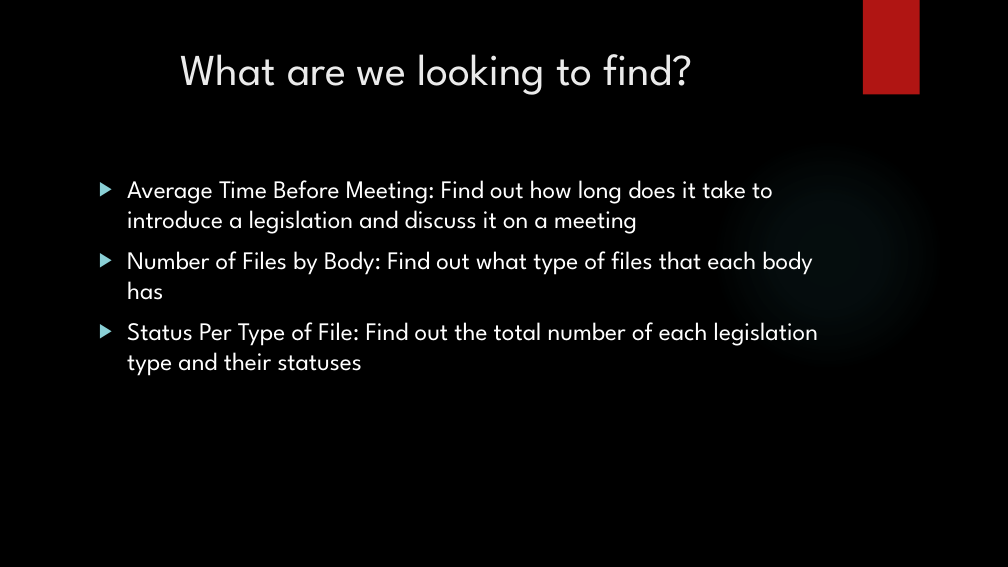
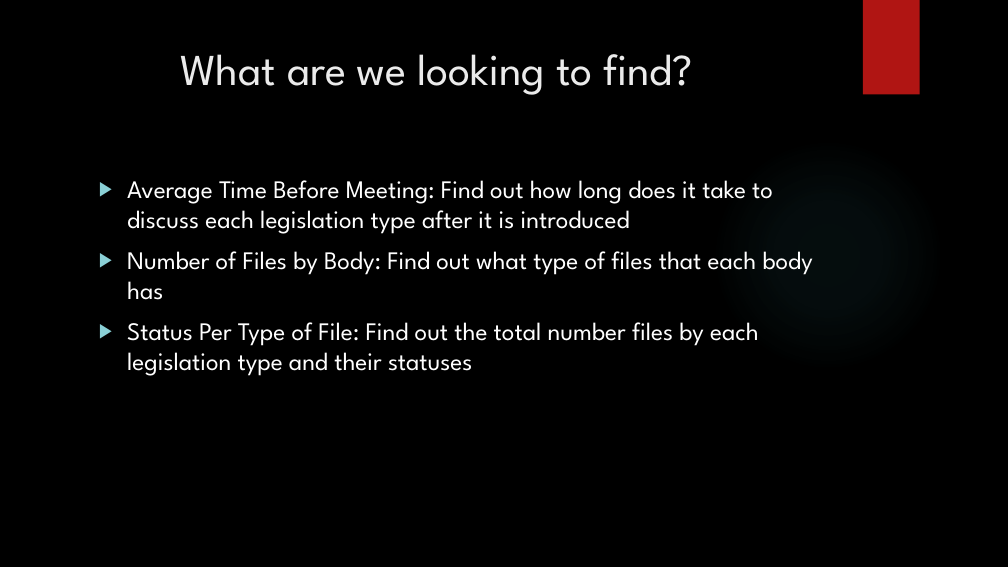
Before and after one commit to dogat-ruby/CityStay, a slide deck: slide 4 of docs/LEGISLATIVE DATA ANALYZER.pptx. Drawn at 1008x567 pixels with LibreOffice and Linux fonts; fonts in the diff are those of the drawing; background and template pictures are left out. Boxes give left, top, right and bottom in pixels: in the first picture for what was removed or moved away, otherwise in the second. Text is boxed around its words. In the diff, an @@ line names an element or a change of style, - is before the commit and + after.

Commit message:
updated

```diff
--- a/docs/LEGISLATIVE DATA ANALYZER.pptx
+++ b/docs/LEGISLATIVE DATA ANALYZER.pptx
@@ text at (127, 180, 773, 234): text changed @@
-▶ Average Time Before Meeting: Find out how long does it take to introduce a legislation and discuss it on a meeting
+▶ Average Time Before Meeting: Find out how long does it take to discuss each legislation type after it is introduced
@@ text at (127, 322, 759, 376): text changed @@
-▶ Status Per Type of File: Find out the total number of each legislation type and their statuses
+▶ Status Per Type of File: Find out the total number files by each legislation type and their statuses
```
Also in this commit, not shown: 1 other slide changed.
